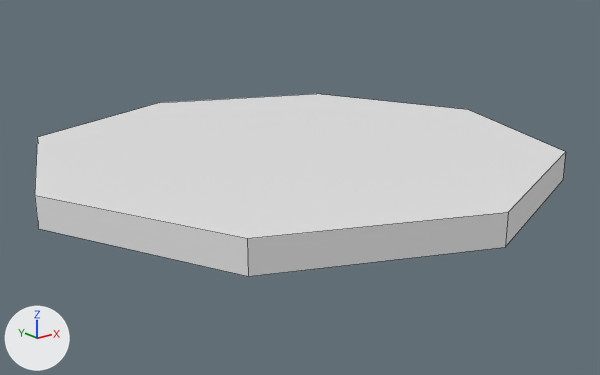
Renders of the Blender file Assets/Models/hex-bot.blend from each side of a commit.
Both versions are drawn from a 50 mm camera at (-1.879, -2.393, 1.08) aimed at (0.001, -0.043, 0.14). The axes (+X, +Y, +Z) are drawn at lower left. The lights are the same throughout. Mesh edges are drawn as thin lines.
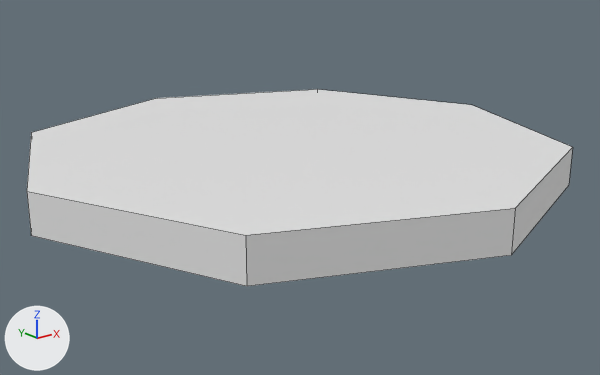
Changed parts and their boxes (x1, y1, x2, y2) in the pictures (600 x 375 px):
'Circle', reshaped (8% taller)
    before: (35, 94, 566, 276)
    after: (27, 89, 573, 286)
part 1 of me_circle_002, added
    after: (27, 89, 573, 286)

What the commit changed:
me_circle_002 has 16 vertices, 10 faces and spans x -1.0..1.0, y -1.0..1.0, z -0.11..0.0.
me_circle_002 is used by ob_circle; location (0.0, 0.0, 0.3).
me_circle_002 part 1: a new loose piece, an 8-sided cylinder along z spanning x -1.02..1.02, y -1.02..1.02, z -0.13..0.02.
